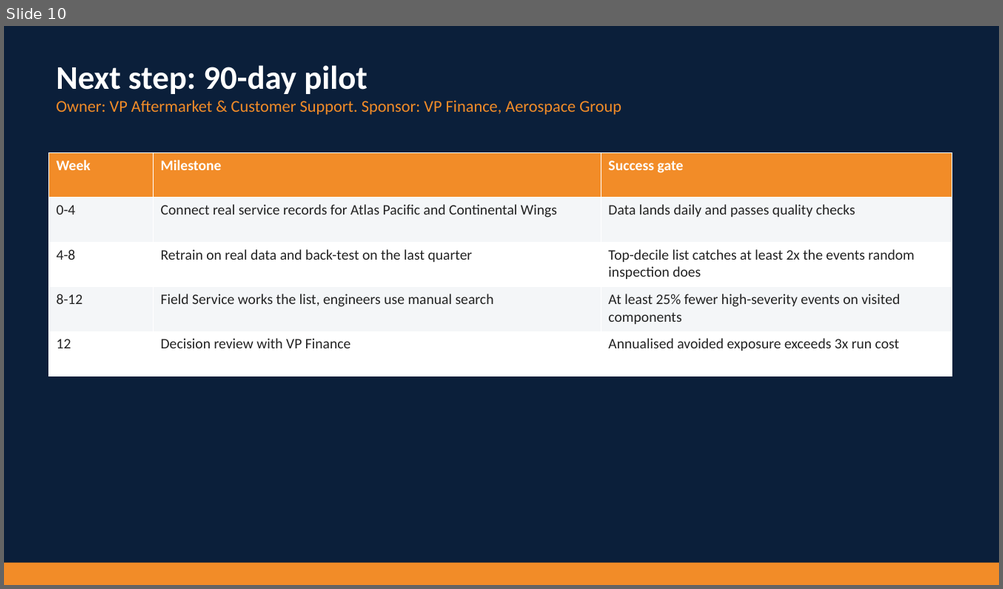
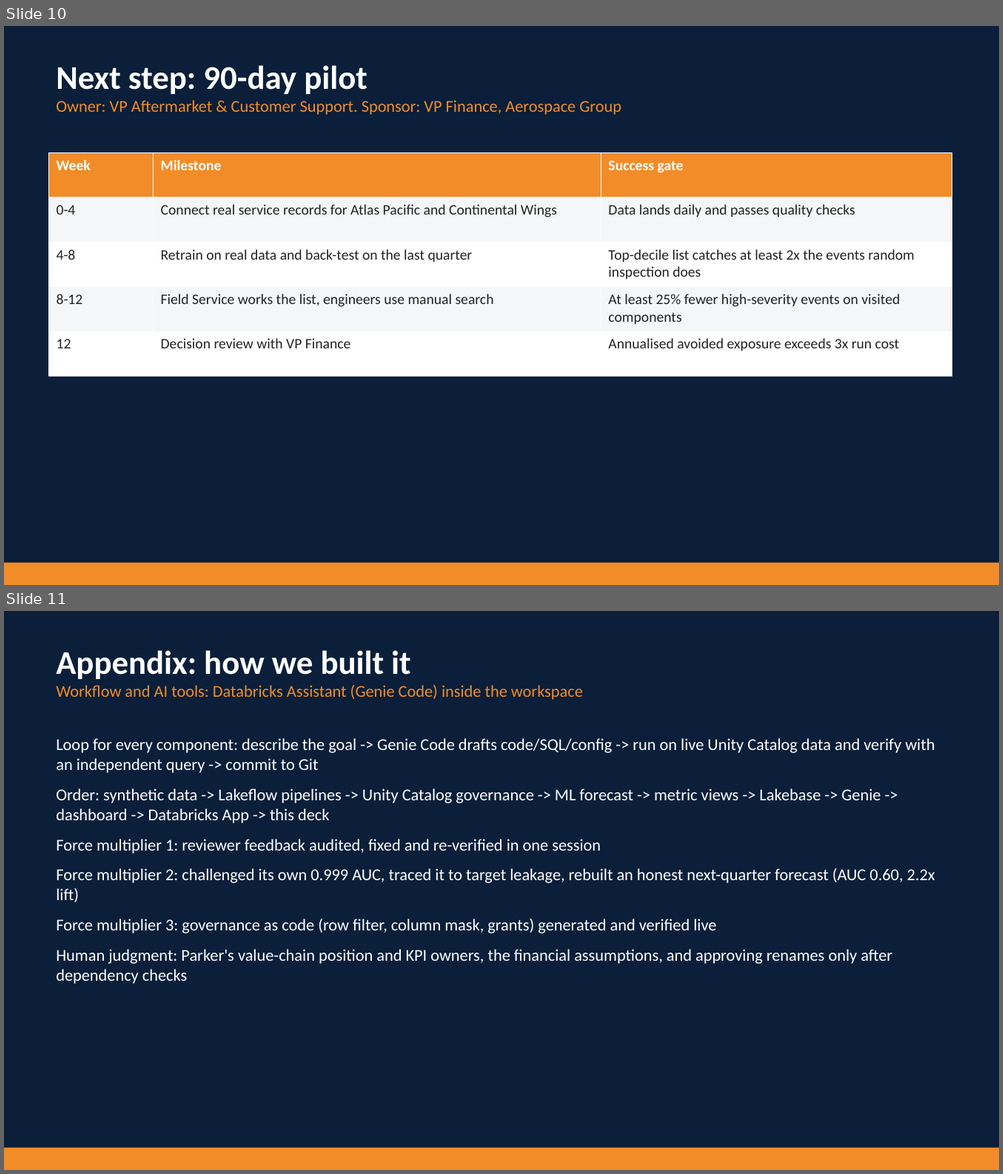
Before and after one commit to thesqlpro/Fe-Bar, a slide deck: deck/Parker_Aerospace_Value_Deck.pptx. Shown one above the other, each under a label of ours: slide 10 before the commit, slides 10 and 11 after it. The pictures are 1003x589 and 1003x1174 pixels, drawn with LibreOffice and Linux fonts; fonts in the diff are those of the drawing. Boxes give left, top, right and bottom in pixels: in the first picture for what was removed or moved away, otherwise in the second. Text is boxed around its words. In the diff, an @@ line names an element or a change of style, - is before the commit and + after.

Commit message:
Build-process account + serving-layer reconciliation
- README: 'How this was built (workflow and AI tools)' section; new notebooks/00_Build_Process; deck appendix slide 11
- part_failure_metrics repointed (ALTER VIEW) from retired leaky ml_part_failure_predictions to ml_component_failure_forecast; Gold_Layer_Metric_Views rewritten to match live views + validation cell (1,640 / 164 / 164 / 969)
- Lakebase: gold_component_health_synced (1,640) and gold_maintenance_compliance_synced (50); row-filtered forecast/customer tables cannot be synced, documented
- execution_evidence updated with verified counts

```diff
--- a/deck/Parker_Aerospace_Value_Deck.pptx
+++ b/deck/Parker_Aerospace_Value_Deck.pptx
@@ slide 11 added at box(4, 611, 999, 1170), background #0B1F3A @@
@@ text added at box(56, 650, 583, 700), 16 pt, text #F28C28 @@
+Appendix: how we built it
+Workflow and AI tools: Databricks Assistant (Genie Code) inside the workspace
@@ text added at box(56, 738, 935, 984), 16 pt, text #FFFFFF @@
+Loop for every component: describe the goal -> Genie Code drafts code/SQL/config -> run on live Unity Catalog data and verify with an independent query -> commit to Git
+Order: synthetic data -> Lakeflow pipelines -> Unity Catalog governance -> ML forecast -> metric views -> Lakebase -> Genie -> dashboard -> Databricks App -> this deck
+Force multiplier 1: reviewer feedback audited, fixed and re-verified in one session
+Force multiplier 2: challenged its own 0.999 AUC, traced it to target leakage, rebuilt an honest next-quarter forecast (AUC 0.60, 2.2x lift)
+Force multiplier 3: governance as code (row filter, column mask, grants) generated and verified live
+Human judgment: Parker's value-chain position and KPI owners, the financial assumptions, and approving renames only after dependency checks
@@ rectangle added at box(4, 1148, 999, 1170), fill #F28C28 @@
```
Also in this commit, not shown: 5 other files.
